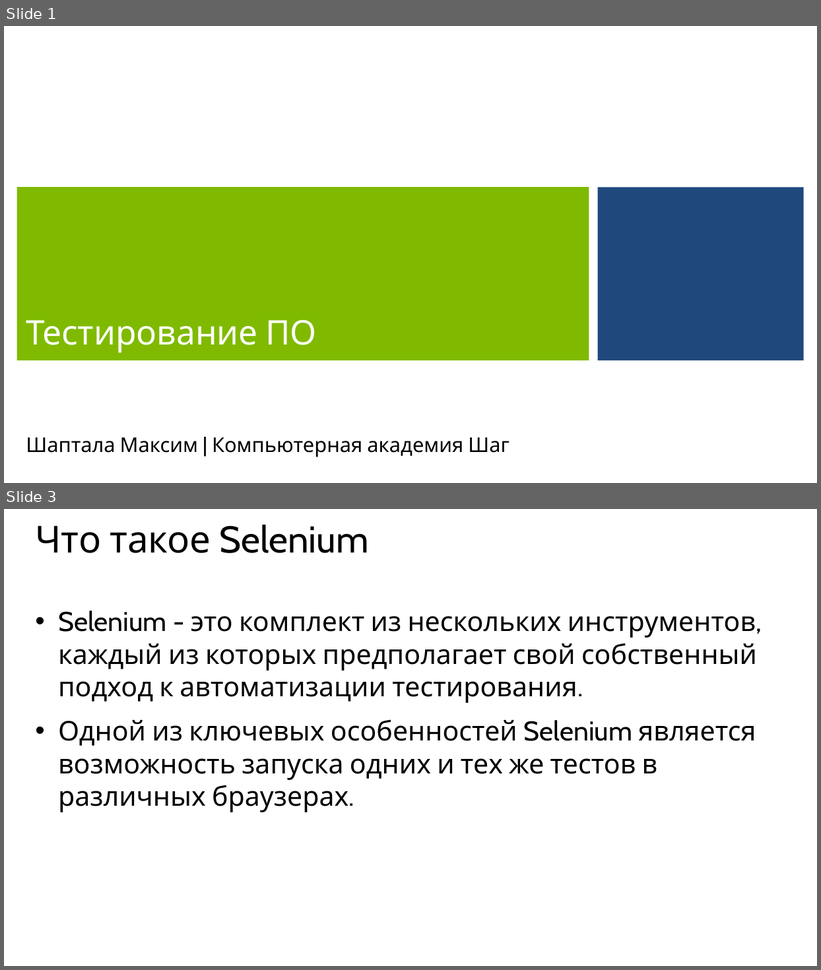
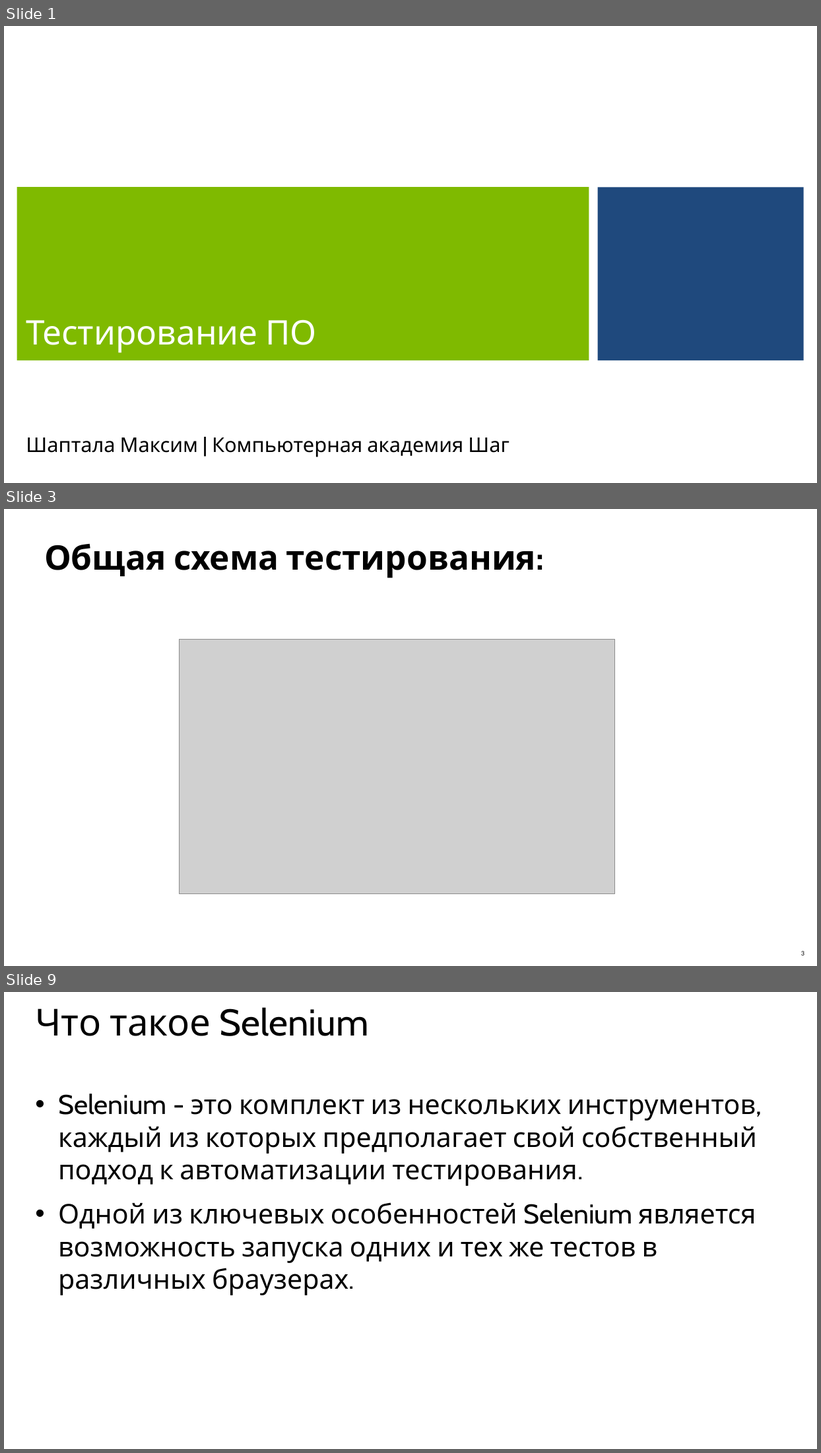
Before and after one commit to maxchv/selenium, a slide deck: openlesson/selenium.pptx. Shown one above the other, each under a label of ours: slides 1 and 3 before the commit, slides 1, 3 and 9 after it; the slides between them are not shown. The pictures are 821x970 and 821x1453 pixels, drawn with LibreOffice and Linux fonts; fonts in the diff are those of the drawing; grey boxes stand for pictures; background and template pictures are left out. Boxes give left, top, right and bottom in pixels: in the first picture for what was removed or moved away, otherwise in the second. Text is boxed around its words. In the diff, an @@ line names an element or a change of style, - is before the commit and + after.

```diff
--- a/openlesson/selenium.pptx
+++ b/openlesson/selenium.pptx
@@ slide 3 added at box(4, 509, 817, 966), background #FFFFFF @@
@@ rectangle added at box(603, 516, 711, 560), fill #FFFFFF @@
@@ rectangle added at box(701, 509, 809, 553), fill #FFFFFF @@
@@ title added at box(44, 543, 536, 578), 40 pt, text #000000, bold @@
+Общая схема тестирования:
@@ picture added at box(180, 639, 615, 894) @@
@@ page number added at box(801, 951, 805, 956), 8 pt, text #000000 @@
+3
@@ what was slide 3 is now slide 9 @@
```
Also in this commit, not shown: 3 slides changed, 8 other slides added, 1 other file.
